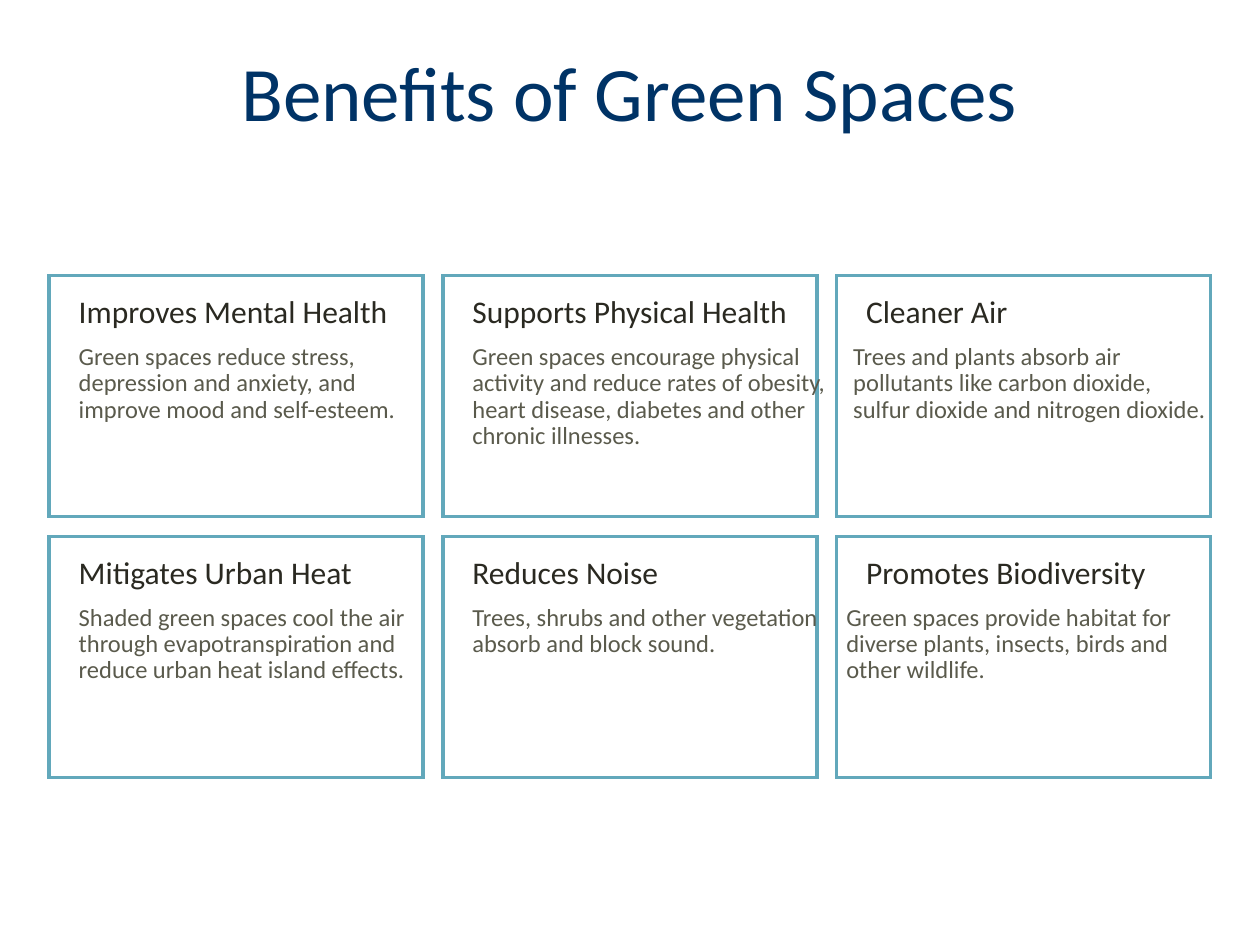
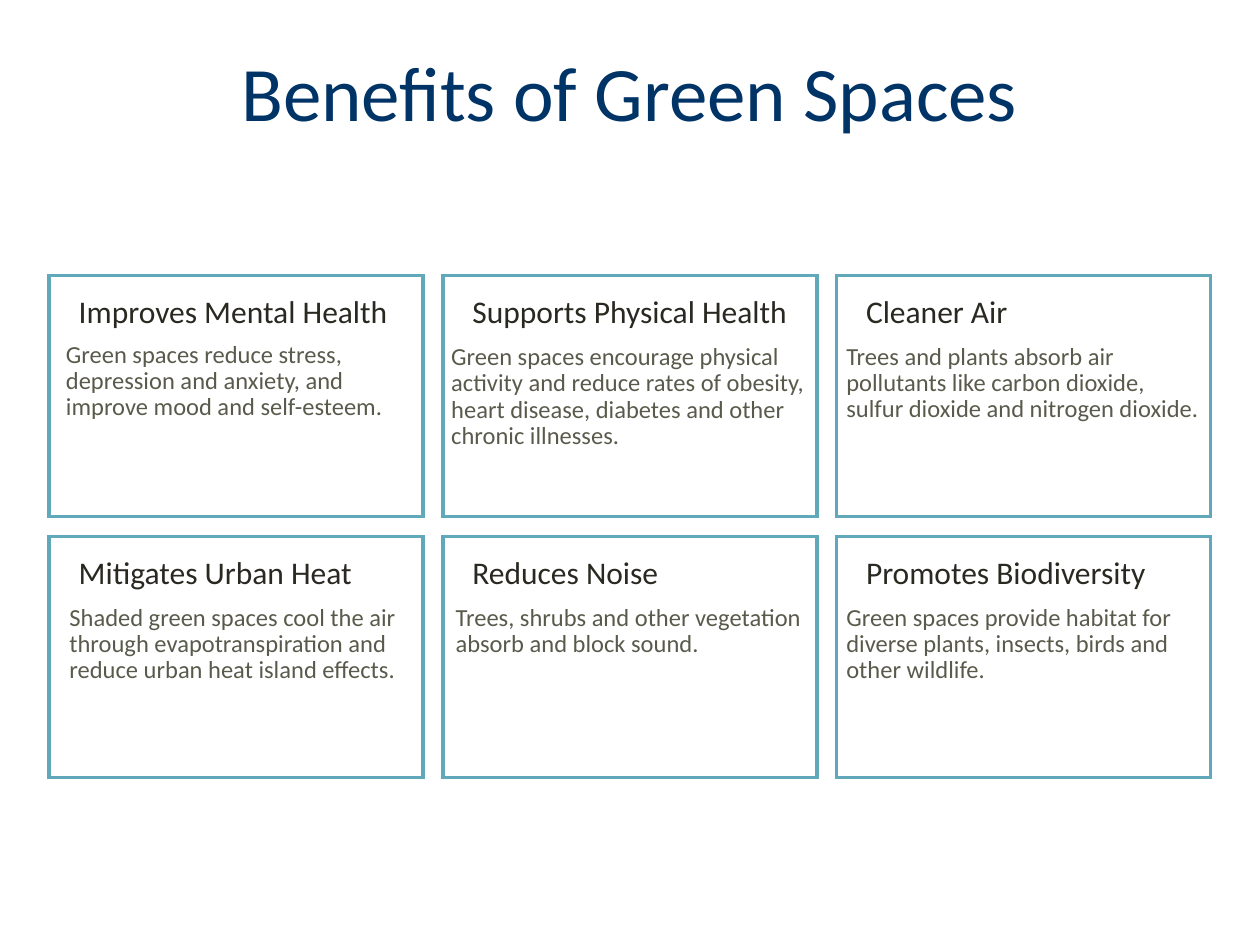
Before and after one commit to au-jr/Group-Project-1, a slide deck: slide 3 of PPT_WIP.pptx (slide 5 before the commit). Drawn at 1260x945 pixels with LibreOffice and Linux fonts; fonts in the diff are those of the drawing. Boxes give left, top, right and bottom in pixels: in the first picture for what was removed or moved away, otherwise in the second. Text is boxed around its words. In the diff, an @@ line names an element or a change of style, - is before the commit and + after.

```diff
--- a/PPT_WIP.pptx
+++ b/PPT_WIP.pptx
@@ text "Green spaces reduce stress, depression ...": place and size @@
-text "Green spaces reduce stress, depression ..." at box(79, 348, 394, 422)
+text "Green spaces reduce stress, depression ..." at box(66, 346, 382, 419)
@@ text "Green spaces encourage physical activity ...": place and size @@
-text "Green spaces encourage physical activity ..." at box(472, 348, 825, 444)
+text "Green spaces encourage physical activity ..." at box(451, 348, 804, 444)
@@ text "Trees and plants absorb air ...": place and size @@
-text "Trees and plants absorb air ..." at box(853, 348, 1205, 422)
+text "Trees and plants absorb air ..." at box(846, 348, 1198, 421)
@@ text "Shaded green spaces cool the ...": place and size @@
-text "Shaded green spaces cool the ..." at box(79, 609, 405, 678)
+text "Shaded green spaces cool the ..." at box(69, 609, 395, 678)
@@ text "Trees, shrubs and other vegetation ...": place and size @@
-text "Trees, shrubs and other vegetation ..." at box(472, 606, 817, 652)
+text "Trees, shrubs and other vegetation ..." at box(456, 609, 800, 652)
```
Also in this commit, not shown: 4 other slides changed, 1 slide added, 3 slides removed.
